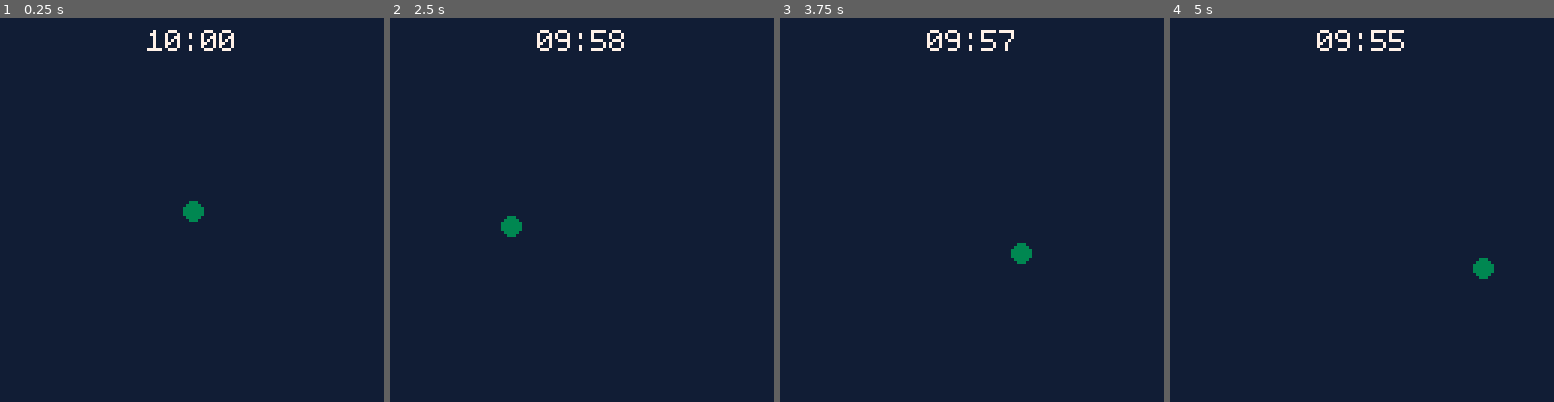
Above: before the commit, frames 1-4 (left to right).
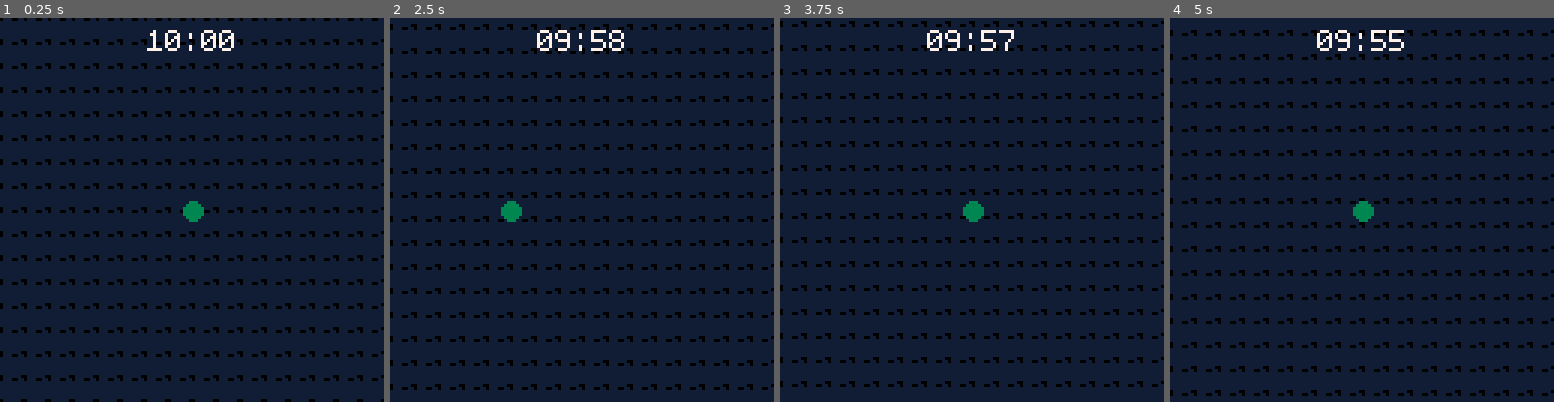
Above: after the commit, the same moments.

Repository: kevinthompson/moonbreak-p8
Game: PICO-8 cartridge game.p8
The game is run twice, just before and just after one commit, with the same random seed, the same clock (stepped at 60 frames per second) and the same inputs.
Inputs:
- Up to frame 1 (0.25 s): no input
- Up to frame 2 (2.5 s): hold Left 1.97-2.37 s; hold Down from 2.42 s (still down)
- Up to frame 3 (3.75 s): release Down at 2.82 s; hold Right 2.87-3.53 s; hold Up from 3.58 s (still down)
- Up to frame 4 (5 s): release Up at 4.08 s; hold Right 4.13-4.53 s; hold Down from 4.58 s (still down)

The runs differ from the first frame. In frame 1, 7.8% of the frame differs, in the area x 0-100%, y 0-100%; in frame 2, 8.2%; in frame 3, 8.2%; in frame 4, 8.2%, in the area x 0-100%, y 3-99%.

Commit message:
chore: add basic camera

Diff:
--- a/game.lua
+++ b/game.lua
@@ -33,11 +33,12 @@
 
 function game_update()
   player:update()
-
+  update_camera()
 end
 
 function game_draw()
-  cls(1)
+  cls(0)
+  map()
   player:draw()
   print_time()
 end
@@ -48,3 +49,9 @@
   local s = pad(time_left % 60,2,"0")
   printc(m .. ":" .. s,4,7,6)
 end
+
+function update_camera()
+  cx = mid(0, player.x - 64, 896)
+  cy = mid(0, player.y - 64, 384)
+  camera(cx,cy)
+end
--- a/game.p8
+++ b/game.p8
@@ -83,3 +83,158 @@
 
 
 
+…(57 lines of a section not shown)…
+__map__
+0101010101010101010101010101010101010101010101010101010101010101010101010101010101010101010101010101010101010101010101010101010101010101010101010101010101010101010101010101010101010101010101010101010101010101010101010101010101010101010101010101010101010101
+0101010101010101010101010101010101010101010101010101010101010101010101010101010101010101010101010101010101010101010101010101010101010101010101010101010101010101010101010101010101010101010101010101010101010101010101010101010101010101010101010101010101010101
+0101010101010101010101010101010101010101010101010101010101010101010101010101010101010101010101010101010101010101010101010101010101010101010101010101010101010101010101010101010101010101010101010101010101010101010101010101010101010101010101010101010101010101
+0101010101010101010101010101010101010101010101010101010101010101010101010101010101010101010101010101010101010101010101010101010101010101010101010101010101010101010101010101010101010101010101010101010101010101010101010101010101010101010101010101010101010101
+0101010101010101010101010101010101010101010101010101010101010101010101010101010101010101010101010101010101010101010101010101010101010101010101010101010101010101010101010101010101010101010101010101010101010101010101010101010101010101010101010101010101010101
+0101010101010101010101010101010101010101010101010101010101010101010101010101010101010101010101010101010101010101010101010101010101010101010101010101010101010101010101010101010101010101010101010101010101010101010101010101010101010101010101010101010101010101
+0101010101010101010101010101010101010101010101010101010101010101010101010101010101010101010101010101010101010101010101010101010101010101010101010101010101010101010101010101010101010101010101010101010101010101010101010101010101010101010101010101010101010101
+0101010101010101010101010101010101010101010101010101010101010101010101010101010101010101010101010101010101010101010101010101010101010101010101010101010101010101010101010101010101010101010101010101010101010101010101010101010101010101010101010101010101010101
+0101010101010101010101010101010101010101010101010101010101010101010101010101010101010101010101010101010101010101010101010101010101010101010101010101010101010101010101010101010101010101010101010101010101010101010101010101010101010101010101010101010101010101
+0101010101010101010101010101010101010101010101010101010101010101010101010101010101010101010101010101010101010101010101010101010101010101010101010101010101010101010101010101010101010101010101010101010101010101010101010101010101010101010101010101010101010101
+0101010101010101010101010101010101010101010101010101010101010101010101010101010101010101010101010101010101010101010101010101010101010101010101010101010101010101010101010101010101010101010101010101010101010101010101010101010101010101010101010101010101010101
+0101010101010101010101010101010101010101010101010101010101010101010101010101010101010101010101010101010101010101010101010101010101010101010101010101010101010101010101010101010101010101010101010101010101010101010101010101010101010101010101010101010101010101
+0101010101010101010101010101010101010101010101010101010101010101010101010101010101010101010101010101010101010101010101010101010101010101010101010101010101010101010101010101010101010101010101010101010101010101010101010101010101010101010101010101010101010101
+0101010101010101010101010101010101010101010101010101010101010101010101010101010101010101010101010101010101010101010101010101010101010101010101010101010101010101010101010101010101010101010101010101010101010101010101010101010101010101010101010101010101010101
+0101010101010101010101010101010101010101010101010101010101010101010101010101010101010101010101010101010101010101010101010101010101010101010101010101010101010101010101010101010101010101010101010101010101010101010101010101010101010101010101010101010101010101
+0101010101010101010101010101010101010101010101010101010101010101010101010101010101010101010101010101010101010101010101010101010101010101010101010101010101010101010101010101010101010101010101010101010101010101010101010101010101010101010101010101010101010101
+0101010101010101010101010101010101010101010101010101010101010101010101010101010101010101010101010101010101010101010101010101010101010101010101010101010101010101010101010101010101010101010101010101010101010101010101010101010101010101010101010101010101010101
+0101010101010101010101010101010101010101010101010101010101010101010101010101010101010101010101010101010101010101010101010101010101010101010101010101010101010101010101010101010101010101010101010101010101010101010101010101010101010101010101010101010101010101
+0101010101010101010101010101010101010101010101010101010101010101010101010101010101010101010101010101010101010101010101010101010101010101010101010101010101010101010101010101010101010101010101010101010101010101010101010101010101010101010101010101010101010101
+0101010101010101010101010101010101010101010101010101010101010101010101010101010101010101010101010101010101010101010101010101010101010101010101010101010101010101010101010101010101010101010101010101010101010101010101010101010101010101010101010101010101010101
+0101010101010101010101010101010101010101010101010101010101010101010101010101010101010101010101010101010101010101010101010101010101010101010101010101010101010101010101010101010101010101010101010101010101010101010101010101010101010101010101010101010101010101
+0101010101010101010101010101010101010101010101010101010101010101010101010101010101010101010101010101010101010101010101010101010101010101010101010101010101010101010101010101010101010101010101010101010101010101010101010101010101010101010101010101010101010101
+0101010101010101010101010101010101010101010101010101010101010101010101010101010101010101010101010101010101010101010101010101010101010101010101010101010101010101010101010101010101010101010101010101010101010101010101010101010101010101010101010101010101010101
+0101010101010101010101010101010101010101010101010101010101010101010101010101010101010101010101010101010101010101010101010101010101010101010101010101010101010101010101010101010101010101010101010101010101010101010101010101010101010101010101010101010101010101
+0101010101010101010101010101010101010101010101010101010101010101010101010101010101010101010101010101010101010101010101010101010101010101010101010101010101010101010101010101010101010101010101010101010101010101010101010101010101010101010101010101010101010101
+0101010101010101010101010101010101010101010101010101010101010101010101010101010101010101010101010101010101010101010101010101010101010101010101010101010101010101010101010101010101010101010101010101010101010101010101010101010101010101010101010101010101010101
+0101010101010101010101010101010101010101010101010101010101010101010101010101010101010101010101010101010101010101010101010101010101010101010101010101010101010101010101010101010101010101010101010101010101010101010101010101010101010101010101010101010101010101
+0101010101010101010101010101010101010101010101010101010101010101010101010101010101010101010101010101010101010101010101010101010101010101010101010101010101010101010101010101010101010101010101010101010101010101010101010101010101010101010101010101010101010101
+0101010101010101010101010101010101010101010101010101010101010101010101010101010101010101010101010101010101010101010101010101010101010101010101010101010101010101010101010101010101010101010101010101010101010101010101010101010101010101010101010101010101010101
+0101010101010101010101010101010101010101010101010101010101010101010101010101010101010101010101010101010101010101010101010101010101010101010101010101010101010101010101010101010101010101010101010101010101010101010101010101010101010101010101010101010101010101
+0101010101010101010101010101010101010101010101010101010101010101010101010101010101010101010101010101010101010101010101010101010101010101010101010101010101010101010101010101010101010101010101010101010101010101010101010101010101010101010101010101010101010101
+0101010101010101010101010101010101010101010101010101010101010101010101010101010101010101010101010101010101010101010101010101010101010101010101010101010101010101010101010101010101010101010101010101010101010101010101010101010101010101010101010101010101010101
+…(65 lines of a section not shown)…
--- a/helpers.lua
+++ b/helpers.lua
@@ -2,7 +2,7 @@
 function printc(str,y,clr,w)
   w=w or 4
 	local x=64-(#str*w)/2
-	print(str,x,y,clr)
+	print(str,cx+x,cy+y,clr)
 end
 
 -- print shadow
--- a/main.lua
+++ b/main.lua
@@ -5,6 +5,10 @@
 -- enable custom font
 poke(0x5f58,0x81)
 poke(0x5600,unpack(split"6,6,9,0,0,0,0,0,0,0,0,0,0,0,0,0,0,0,0,0,0,0,0,0,0,0,0,0,0,0,0,0,0,0,0,0,0,0,0,0,0,0,0,0,0,0,0, …(2892 unchanged characters)…
+
+
+cx = 0
+cy = 0
 
 function _init()
   log("Initializing...", true)
Not shown, changed: 128 lines of the sprite sheet (__gfx__) section of game.p8
Not shown, changed: TODO.md
